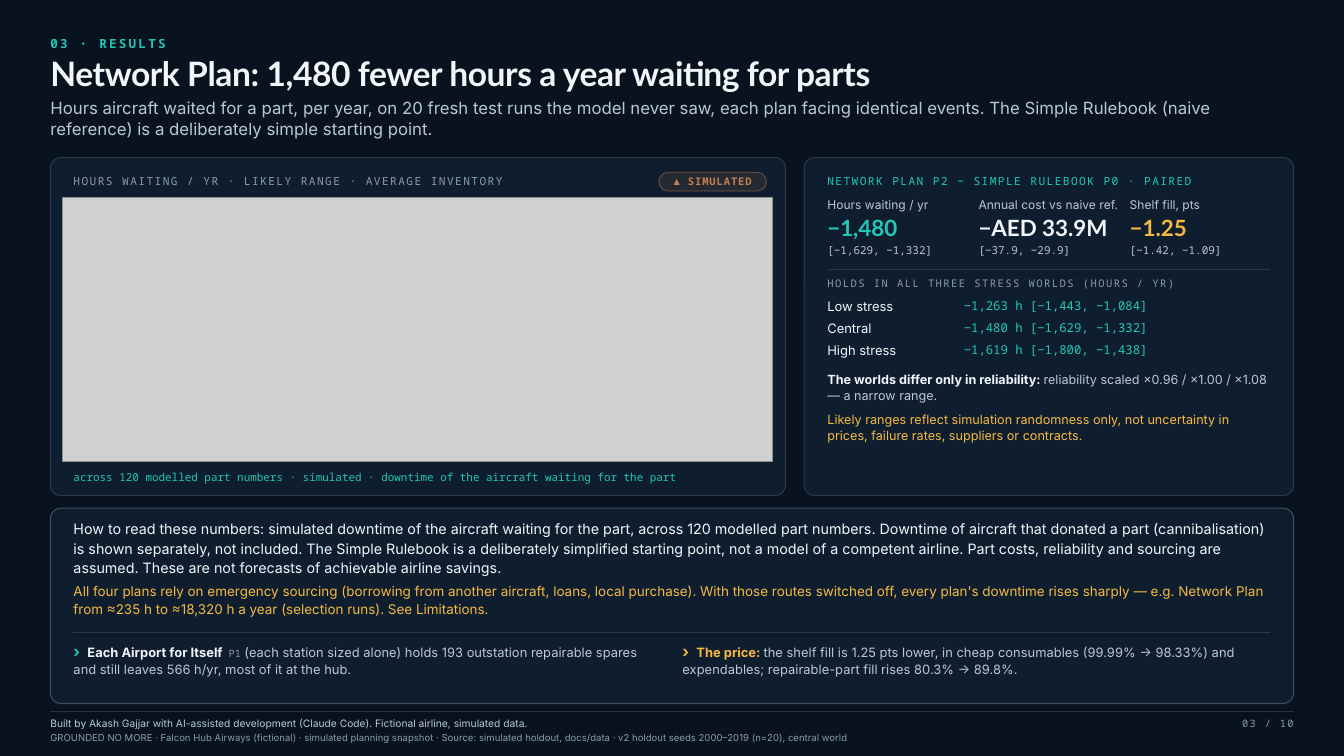
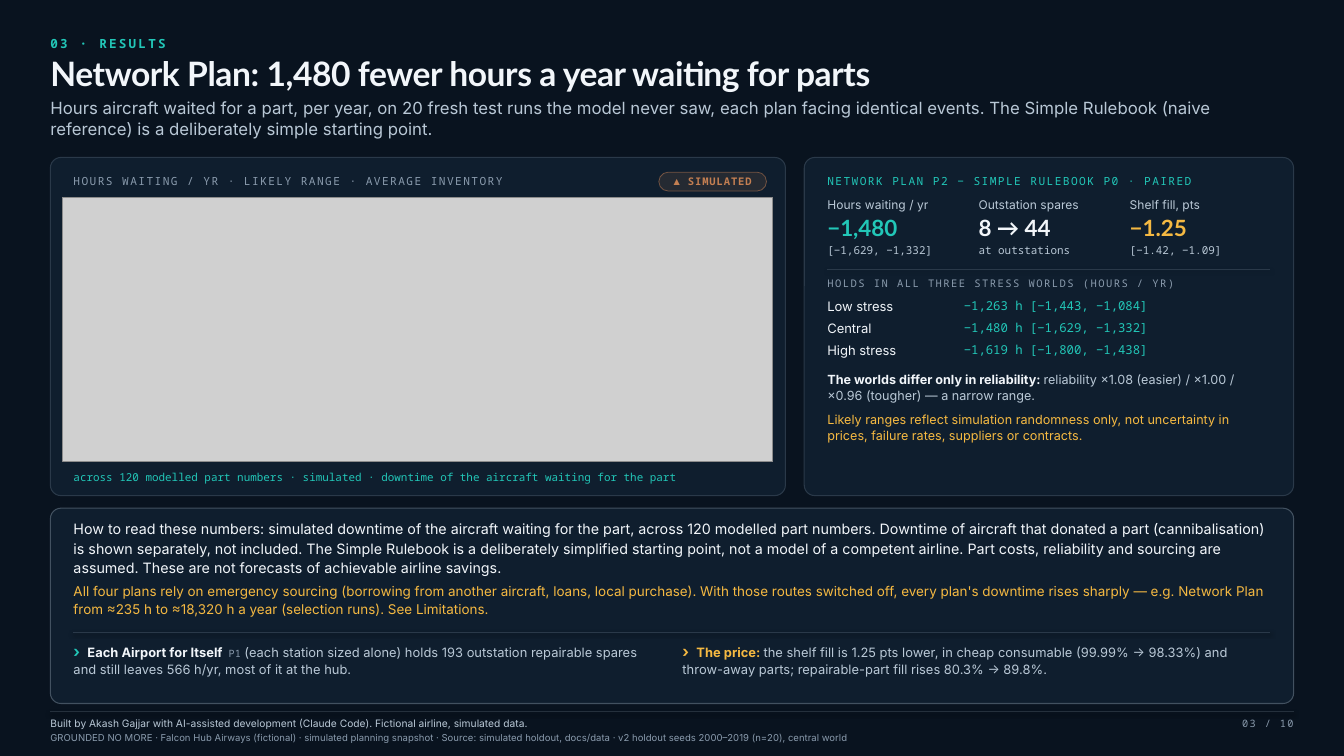
Before and after one commit to akashgajjar07-hue/grounded-no-more, a slide deck: slide 3 of presentations/case_study_deck.pptx. Drawn at 1344x756 pixels with LibreOffice and Linux fonts; fonts in the diff are those of the drawing; grey boxes stand for pictures; background and template pictures are left out. Boxes give left, top, right and bottom in pixels: in the first picture for what was removed or moved away, otherwise in the second. Text is boxed around its words. In the diff, an @@ line names an element or a change of style, - is before the commit and + after.

```diff
--- a/presentations/case_study_deck.pptx
+++ b/presentations/case_study_deck.pptx
@@ text at (979, 200, 1078, 212): text changed @@
-Annual cost vs naive ref.
+Outstation spares
@@ text at (979, 219, 1051, 236): text changed @@
-−AED 33.9M
+8 → 44
@@ text at (979, 246, 1070, 254): text changed @@
-[−37.9, −29.9]
+at outstations
@@ text at (827, 374, 1227, 403): text changed @@
-The worlds differ only in reliability: reliability scaled ×0.96 / ×1.00 / ×1.08 — a narrow range.
+The worlds differ only in reliability: reliability ×1.08 (easier) / ×1.00 / ×0.96 (tougher) — a narrow range.
@@ text at (682, 646, 1228, 677): text changed @@
-› The price: the shelf fill is 1.25 pts lower, in cheap consumables (99.99% → 98.33%) and expendables; repairable-part fill rises 80.3% → 89.8%.
+› The price: the shelf fill is 1.25 pts lower, in cheap consumable (99.99% → 98.33%) and throw-away parts; repairable-part fill rises 80.3% → 89.8%.
```
Also in this commit, not shown: 6 other slides changed, 41 other files.
